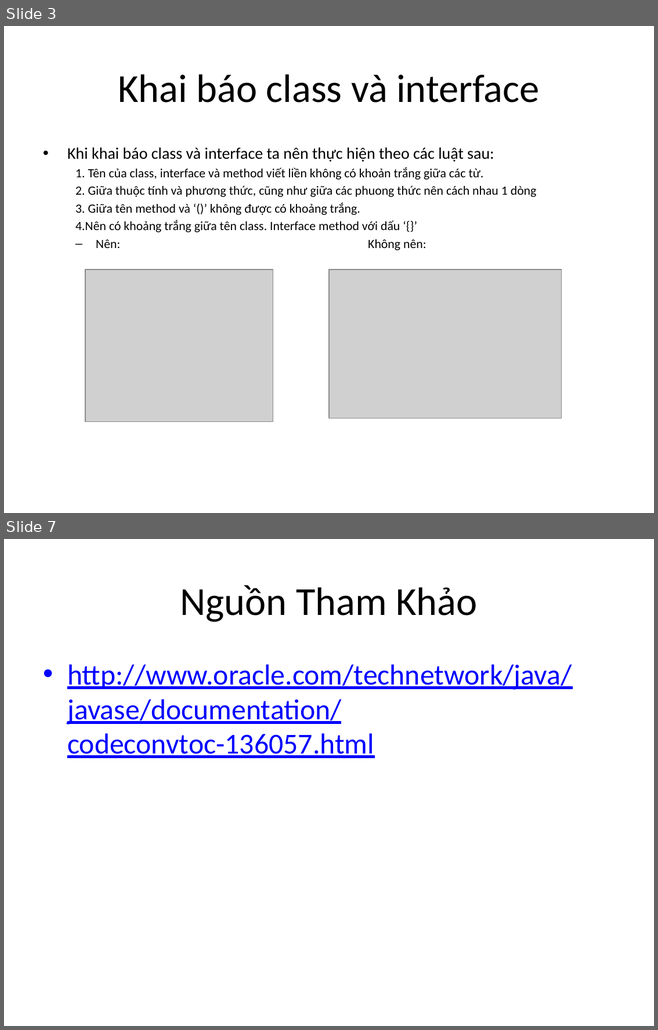
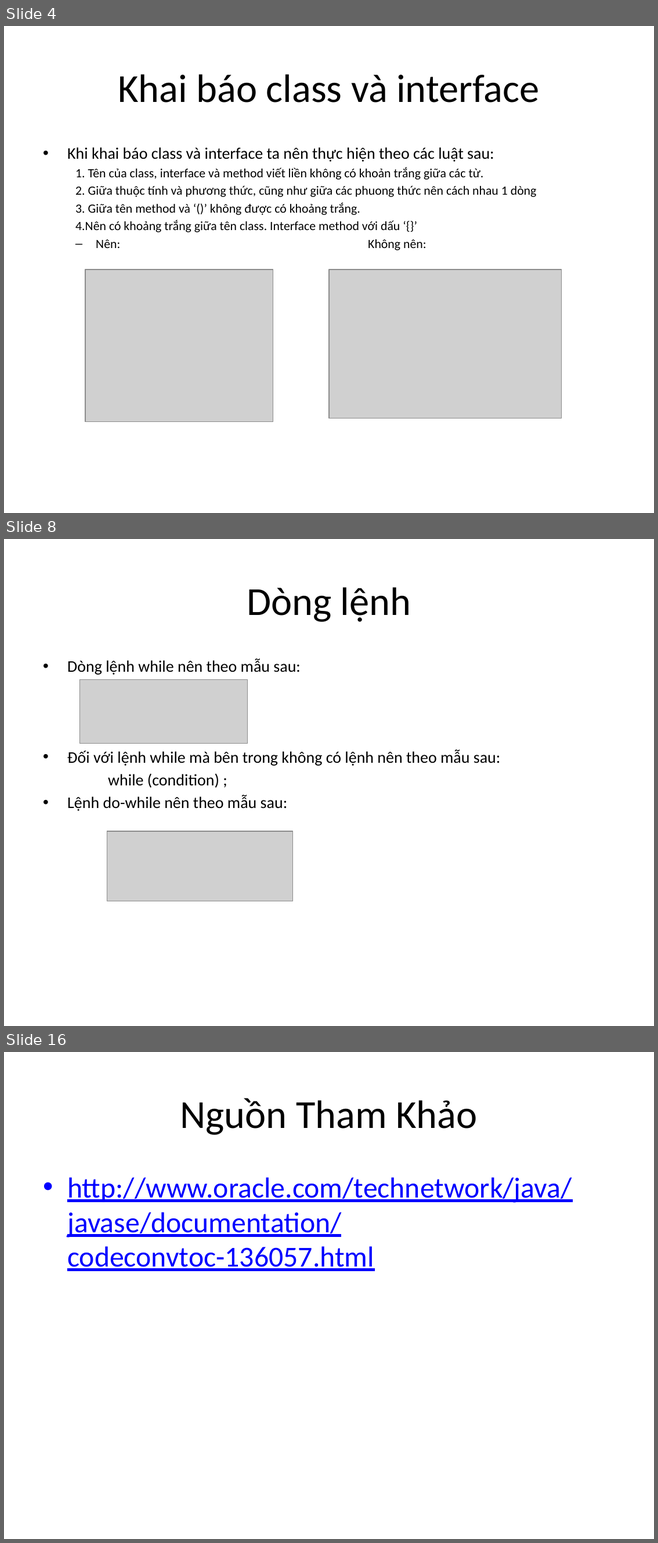
Before and after one commit to ToTranMinhNhut/Java-SE8-Fundamentals, a slide deck: programing style.pptx. Shown one above the other, each under a label of ours: slides 3 and 7 before the commit, slides 4, 8 and 16 after it; the slides between them are not shown. The pictures are 658x1030 and 658x1543 pixels, drawn with LibreOffice and Linux fonts; fonts in the diff are those of the drawing; grey boxes stand for pictures. Boxes give left, top, right and bottom in pixels: in the first picture for what was removed or moved away, otherwise in the second. Text is boxed around its words. In the diff, an @@ line names an element or a change of style, - is before the commit and + after.

```diff
--- a/programing style.pptx
+++ b/programing style.pptx
@@ slide 8 added at bbox=[4, 539, 654, 1026], background #FFFFFF @@
@@ title added at bbox=[246, 587, 411, 622], 44 pt, text #000000 @@
+Dòng lệnh
@@ text added at bbox=[67, 658, 500, 811], 18 pt, text #000000 @@
+• Dòng lệnh while nên theo mẫu sau:
+• Đối với lệnh while mà bên trong không có lệnh nên theo mẫu sau:
+while (condition) ;
+• Lệnh do-while nên theo mẫu sau:
@@ picture added at bbox=[80, 680, 248, 744] @@
@@ picture added at bbox=[107, 831, 292, 901] @@
@@ what was slide 3 is now slide 4 @@
@@ what was slide 7 is now slide 16 @@
```
Also in this commit, not shown: 3 slides changed, 8 other slides added.
